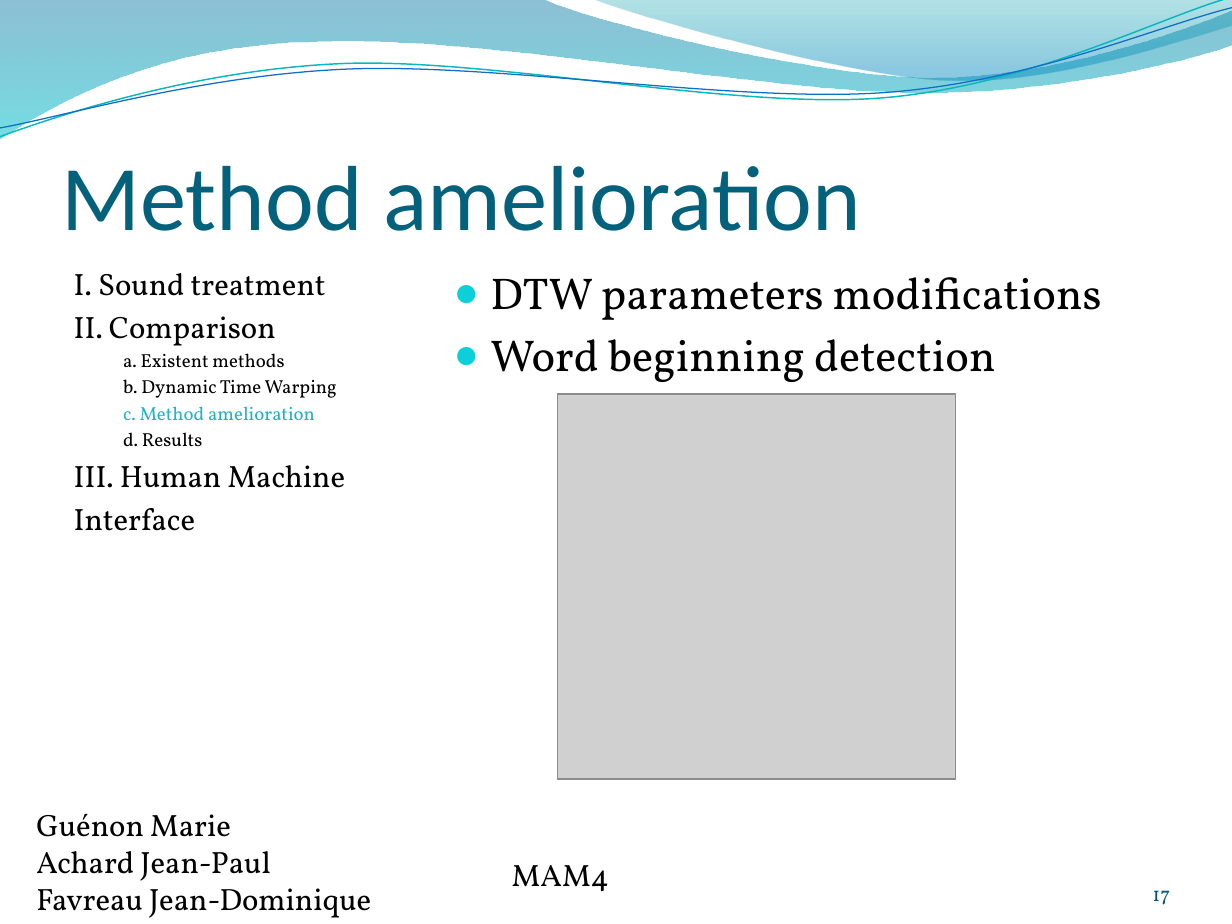
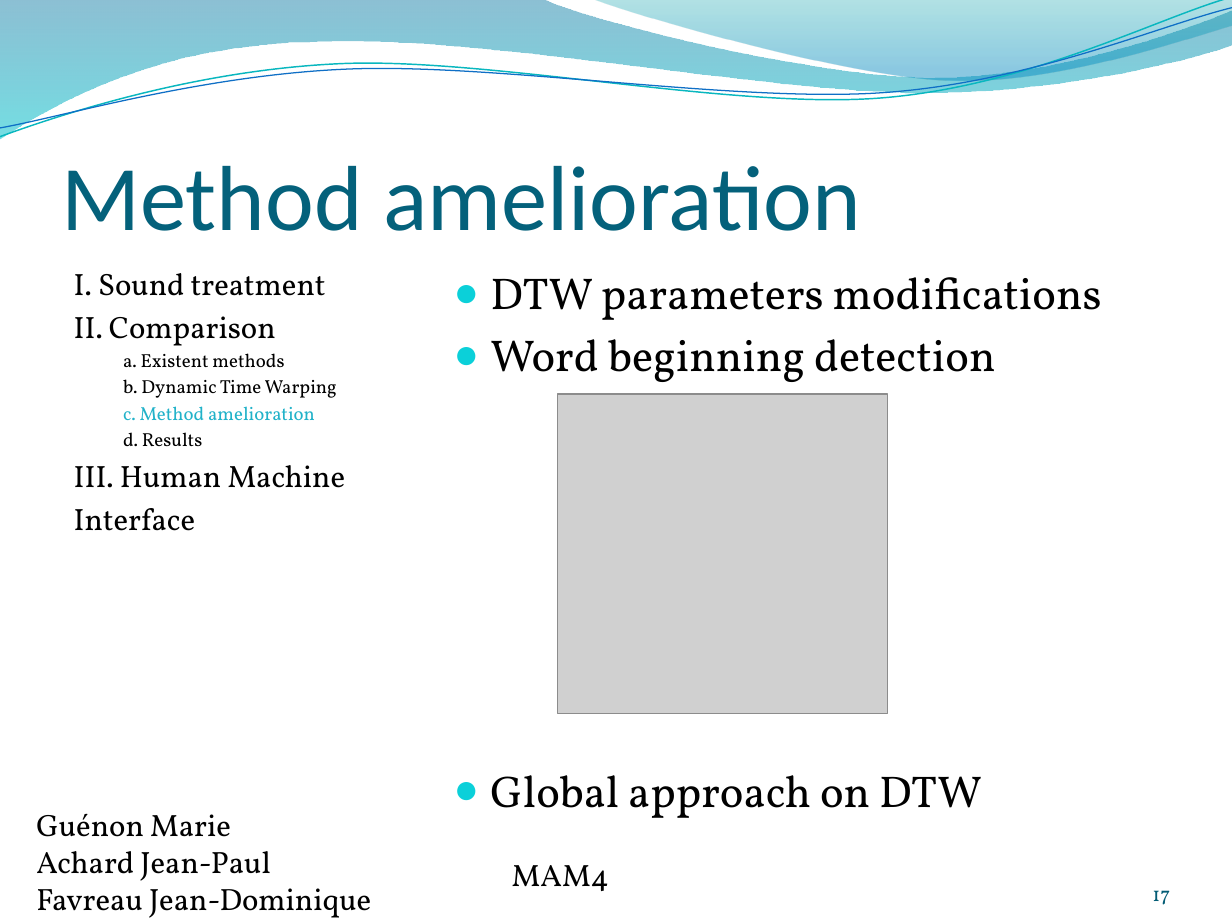
Before and after one commit to jeando/projetS7, a slide deck: slide 17 of annexes/Word_recognition.pptx. Drawn at 1232x924 pixels with LibreOffice and Linux fonts; fonts in the diff are those of the drawing; grey boxes stand for pictures; background and template pictures are left out. Boxes give left, top, right and bottom in pixels: in the first picture for what was removed or moved away, otherwise in the second. Text is boxed around its words. In the diff, an @@ line names an element or a change of style, - is before the commit and + after.

```diff
--- a/annexes/Word_recognition.pptx
+++ b/annexes/Word_recognition.pptx
@@ picture: place and size @@
-picture at (558,394,956,779)
+picture at (558,394,888,713)
@@ text at (490,775,982,818): paragraph added @@
+● Global approach on DTW
```
Also in this commit, not shown: 6 other slides changed.
